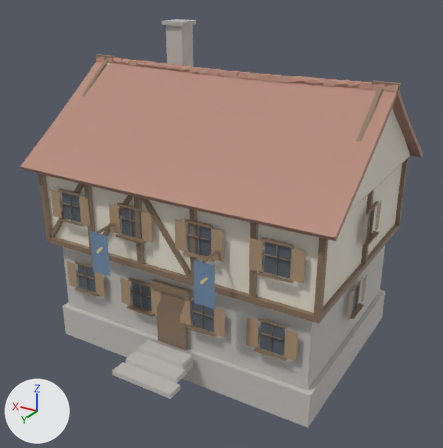
What one commit did to the glTF model apps/client/public/assets/models/vogthaus_lod1.glb.
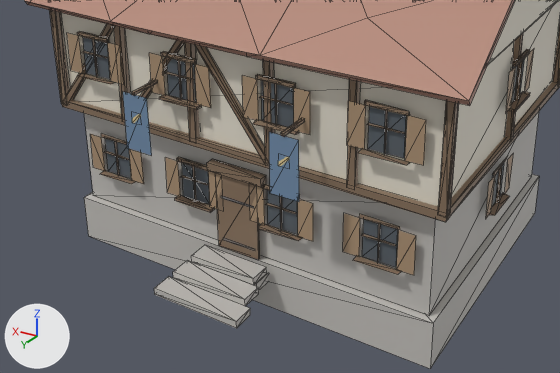
Each version appears first whole from a 50 mm lens placed at (-11.66, 19.94, 13.97), pointed at (-0.28, 0.97, 4.49), and next in a close-up on the part from 1% to 90% of the width and 37% to 96% of the height. The axes (+X, +Y, +Z) are drawn at lower left. The lights are the same throughout. The older version's two pictures come first. The close-ups show mesh edges as thin lines. Where no turn or scale is listed for an object, it has been applied to the vertices. Vertices at exactly the same position are counted once.

The first close-up shows 'vogthaus.001'.
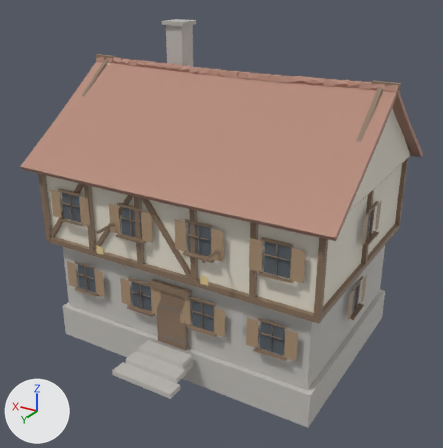
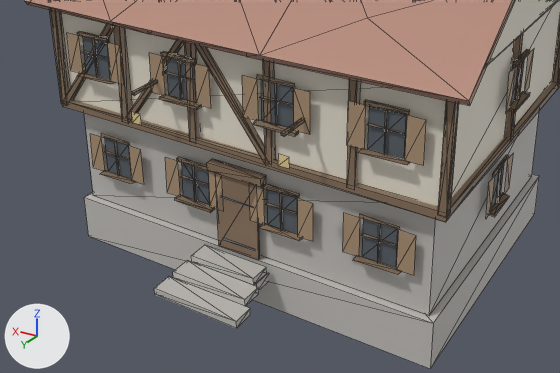
Pixel boxes (x1, y1, x2, y2) of what changed, in the close-ups (560 x 373 px; the box of a moved part takes in the faces that stretch with it):
part 1 of me_vogthaus_001, rebuilt (7% shorter): before (256, 74, 296, 88); after (257, 74, 295, 87)
part 2 of me_vogthaus_001, deleted (blue): before (123, 92, 152, 155)
part 3 of me_vogthaus_001, deleted (blue): before (269, 132, 299, 202)
part 4 of me_vogthaus_001, moved or reshaped: before (486, 156, 509, 218); after (486, 155, 509, 218)
part 5 of me_vogthaus_001, moved or reshaped: (90, 64, 410, 241) in both

Diff of the bpy script that builds the scene:
```diff
--- a/apps/client/public/assets/models/vogthaus_lod1.glb.py
+++ b/apps/client/public/assets/models/vogthaus_lod1.glb.py
@@ me_vogthaus_001 @@
 # used by ob_vogthaus_001; location = (0.0, 0.65, 5.47)
-me_vogthaus_001.from_pydata(...)  # 1309 vertices, 1636 faces; spans x -6.35..6.35, y -5.45..5.45, z -6.25..6.25
+me_vogthaus_001.from_pydata(...)  # 1299 vertices, 1626 faces; spans x -6.35..6.35, y -5.45..5.45, z -6.25..6.25
+# me_vogthaus_001 part 1: the loose piece of 8 vertices spanning x -1.97..-0.91, y 3.69..3.77, z 0.48..0.58 is rebuilt with 4 vertices and now spans x -1.97..-0.91, y 3.72..3.75, z 0.48..0.58
+# me_vogthaus_001 part 2: the loose piece of 4 vertices spanning x 1.8..2.6, y 4.6..4.61, z -1.92..-0.32 is deleted
+# me_vogthaus_001 part 3: the loose piece of 4 vertices spanning x -2.6..-1.8, y 4.6..4.61, z -1.92..-0.32 is deleted
+# me_vogthaus_001 part 4
+# 3 vertices are removed from x -5.64..-5.58, y -1.18..-0.05, z -3.8..-2.52
+# 15 faces are deleted
+# 1 vertex moves from x -5.78, y -0.05, z -3.74 to x -5.78, y -0.05, z -3.72
+# 4 vertices are added at (-5.58, -0.05, -3.77), (-5.78, -0.05, -3.8), (-5.67, -1.18, -2.52), (-5.59, -1.18, -2.52)
+# 2 new faces join them, mat_window (dark grey #596169)
+# 13 new faces join them, mat_wood_dark (brown #89735d)
+# 2 new faces join them, mat_wood (beige #ad9376)
+# me_vogthaus_001 part 5
+# 7 vertices are removed from x -4.84..-0.78, y 3.43..3.88, z -3.8..0.48
+# 44 faces are deleted
+# 3 vertices move from x -4.84..-0.84, y 3.47..3.75, z -2.52..0.58 to x -4.84..-1.9, y 3.47..3.77, z -2.62..0.58
+# 8 vertices are added at x -4.84..-0.78, y 3.43..3.88, z -3.8..0.58
+# 36 new faces join them, mat_wood_dark (brown #89735d)
+# 8 new faces join them, mat_wood (beige #ad9376)
+# 2 new faces join them, mat_metal_dark (grey #7c7c81)
+# other edits to the shape of me_vogthaus_001 do not show in these pictures
 me_vogthaus_001.materials.append(mat_stone_block)
@@ me_vogthaus_001 @@
 me_vogthaus_001.materials.append(mat_stone)
-me_vogthaus_001.materials.append(mat_cloth_blue)  # blue #738eac
 me_vogthaus_001.materials.append(mat_metal_gold)
```
